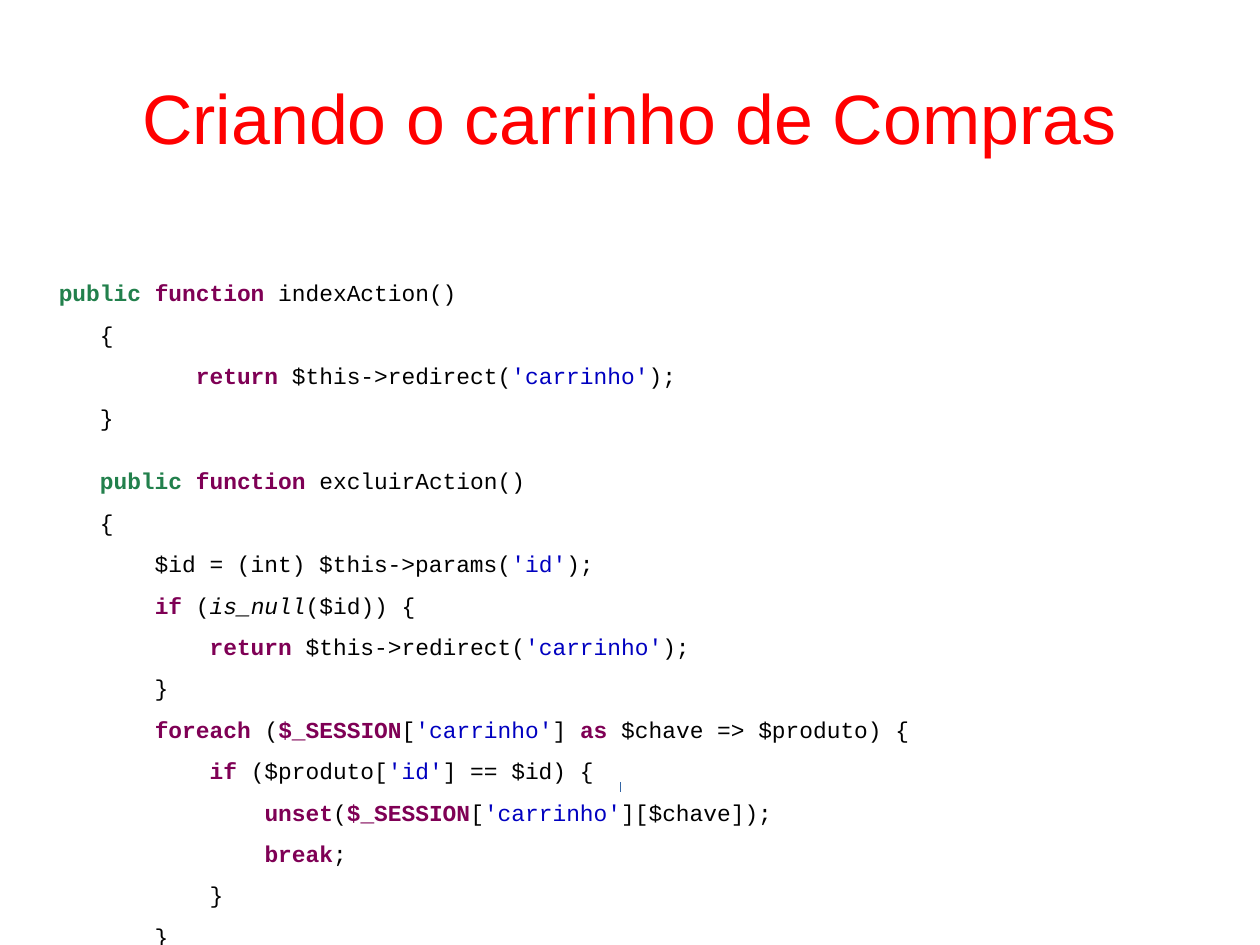
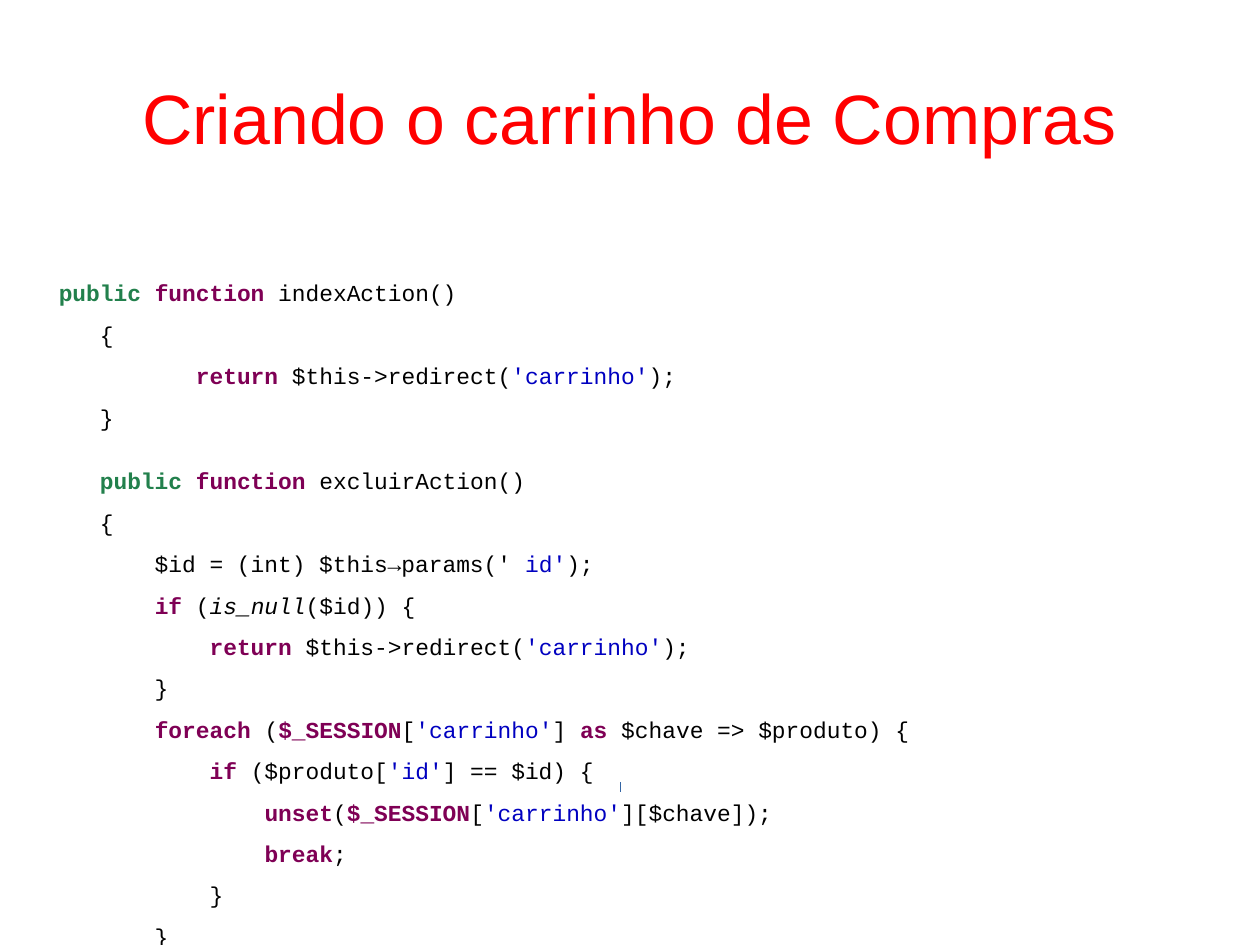
Before and after one commit to fgsl/lojasacme, a slide deck: slide 80 of docs/tutorial.odp (slide 81 before the commit). Drawn at 1260x945 pixels with LibreOffice and Linux fonts; fonts in the diff are those of the drawing. Boxes give left, top, right and bottom in pixels: in the first picture for what was removed or moved away, otherwise in the second. Text is boxed around its words. In the diff, an @@ line names an element or a change of style, - is before the commit and + after.

Commit message:
Criar CarrinhoControllerFactory #39

```diff
--- a/docs/tutorial.odp
+++ b/docs/tutorial.odp
@@ text at bbox=[155, 556, 594, 577]: text changed @@
-$id = (int) $this->params('id');
+$id = (int) $this→params(' id');
```
Also in this commit, not shown: 2 slides added, 1 slide removed, 3 other files.
